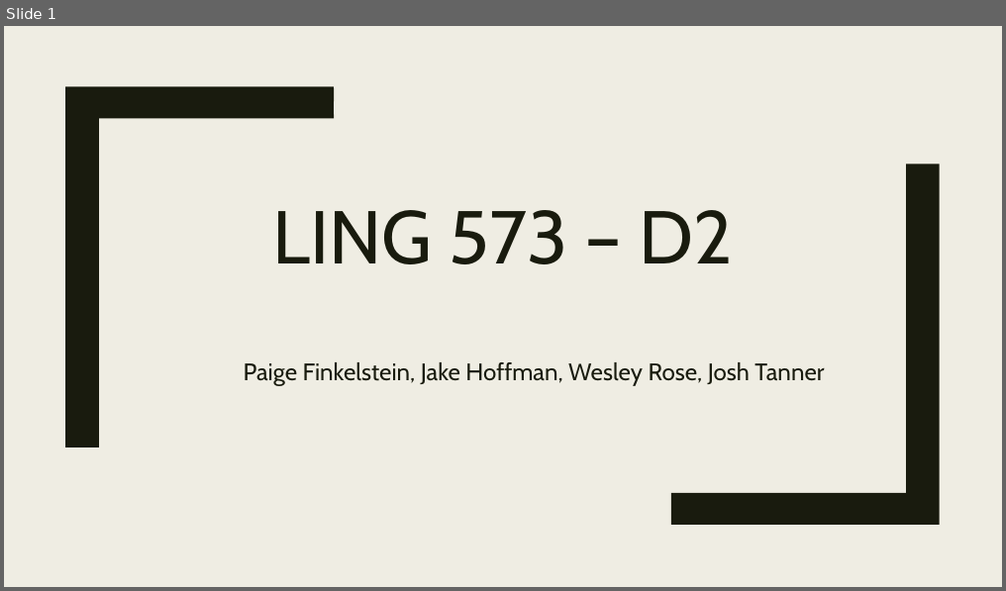
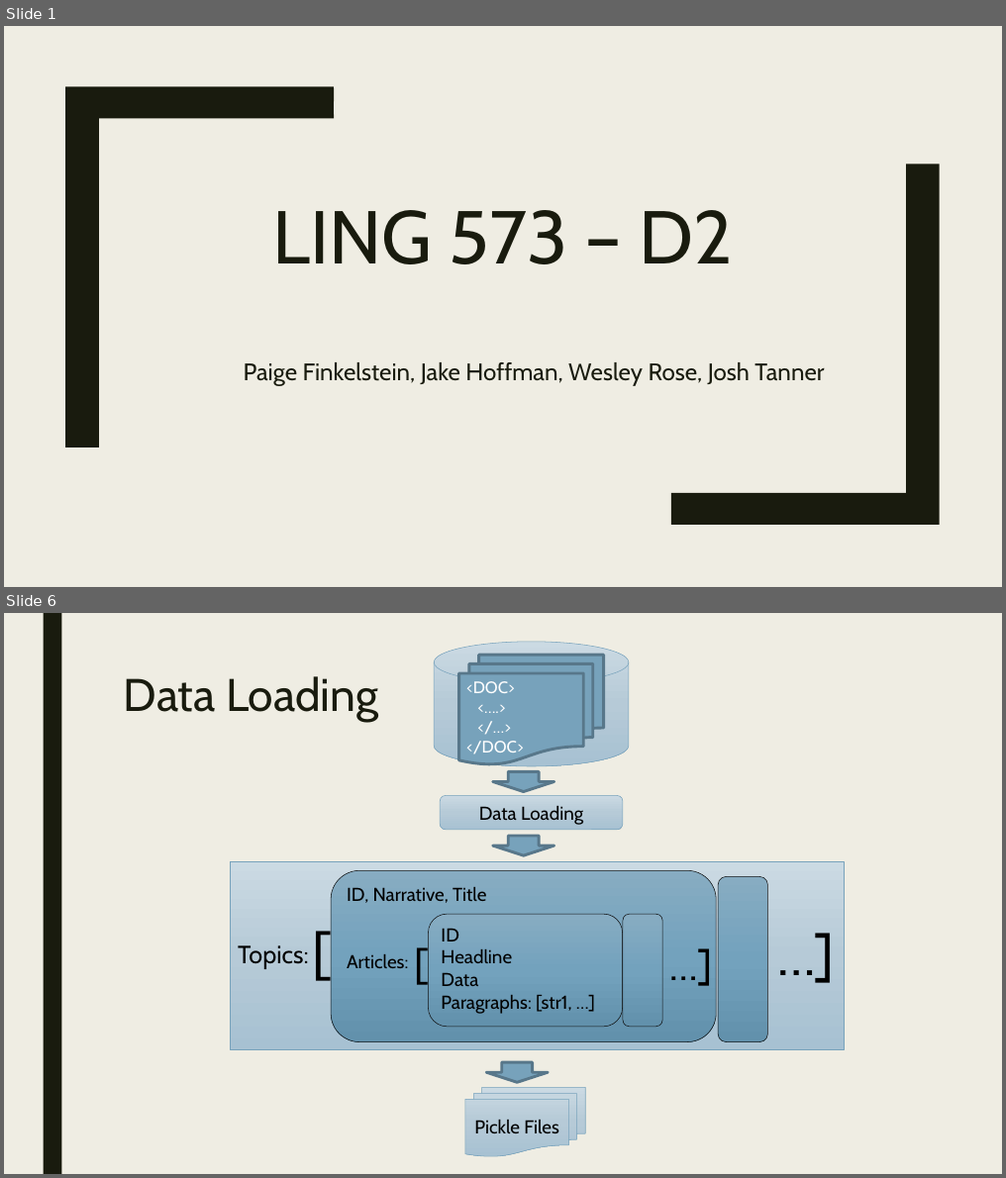
Before and after one commit to Mindful/ling-573, a slide deck: doc/presentation_d2.pptx. Shown one above the other, each under a label of ours: slide 1 before the commit, slides 1 and 6 after it; the slides between them are not shown. The pictures are 1006x591 and 1006x1178 pixels, drawn with LibreOffice and Linux fonts; fonts in the diff are those of the drawing. Boxes give left, top, right and bottom in pixels: in the first picture for what was removed or moved away, otherwise in the second. Text is boxed around its words. In the diff, an @@ line names an element or a change of style, - is before the commit and + after.

```diff
--- a/doc/presentation_d2.pptx
+++ b/doc/presentation_d2.pptx
@@ slide 6 added at <box>4,613,1002,1174</box>, background #EFEDE3 @@
@@ rectangle added at <box>43,613,61,1174</box>, fill #191B0E @@
@@ cylinder added at <box>434,642,629,766</box>, fill gradient #CCDAE3 to #B6CAD7 to #A7C1D2, outline #77A2BB 0.5 pt @@
@@ flow chart multidocument added at <box>459,655,604,765</box>, fill #77A2BB, outline #58788A 2.75 pt, 16 pt, text #FFFFFF @@
+<DOC>
+<….>
+</…>
+</DOC>
@@ title added at <box>124,676,379,722</box>, 44 pt, text #191B0E @@
+Data Loading
@@ down arrow added at <box>493,771,554,792</box>, fill #77A2BB, outline #58788A 2.75 pt @@
@@ rounded rectangle added at <box>440,796,623,830</box>, fill gradient #CCDAE3 to #B6CAD7 to #A7C1D2, outline #77A2BB 0.5 pt, 18 pt, text #000000 @@
+Data Loading
@@ down arrow added at <box>493,836,554,857</box>, fill #77A2BB, outline #58788A 2.75 pt @@
@@ rectangle added at <box>230,862,844,1051</box>, fill gradient #CCDAE3 to #B6CAD7 to #A7C1D2, outline #77A2BB 0.5 pt @@
@@ rounded rectangle added at <box>331,870,717,1042</box>, fill gradient #88ADC3 to #74A3BE to #6392AD, outline #0D0D0D 0.5 pt, 18 pt, text #000000 @@
+ID, Narrative, Title
+Articles:
@@ rounded rectangle added at <box>718,876,768,1042</box>, fill gradient #88ADC3 to #74A3BE to #6392AD, outline #0D0D0D 0.5 pt @@
@@ text added at <box>305,914,334,989</box>, 54 pt, text #000000 @@
+[
@@ text added at <box>407,934,436,992</box>, 40 pt, text #000000 @@
+[
@@ rounded rectangle added at <box>429,914,623,1026</box>, fill gradient #88ADC3 to #74A3BE to #6392AD, outline #0D0D0D 0.5 pt, 18 pt, text #000000 @@
+ID
+Headline
+Data
+Paragraphs: [str1, …]
@@ rounded rectangle added at <box>623,914,662,1026</box>, fill gradient #88ADC3 to #74A3BE to #6392AD, outline #0D0D0D 0.5 pt @@
@@ text added at <box>662,935,740,992</box>, 40 pt, text #000000 @@
+…]
@@ text added at <box>770,916,849,992</box>, 54 pt, text #000000 @@
+…]
@@ text added at <box>238,946,309,969</box>, 24 pt, text #000000 @@
+Topics:
@@ flow chart multidocument added at <box>465,1087,585,1157</box>, fill gradient #CCDAE3 to #B6CAD7 to #A7C1D2, outline #77A2BB 0.5 pt, 18 pt, text #000000 @@
+Pickle Files
@@ down arrow added at <box>486,1062,548,1083</box>, fill #77A2BB, outline #58788A 2.75 pt @@
```
Also in this commit, not shown: 8 slides changed, 12 other slides added, 5 slides removed.
